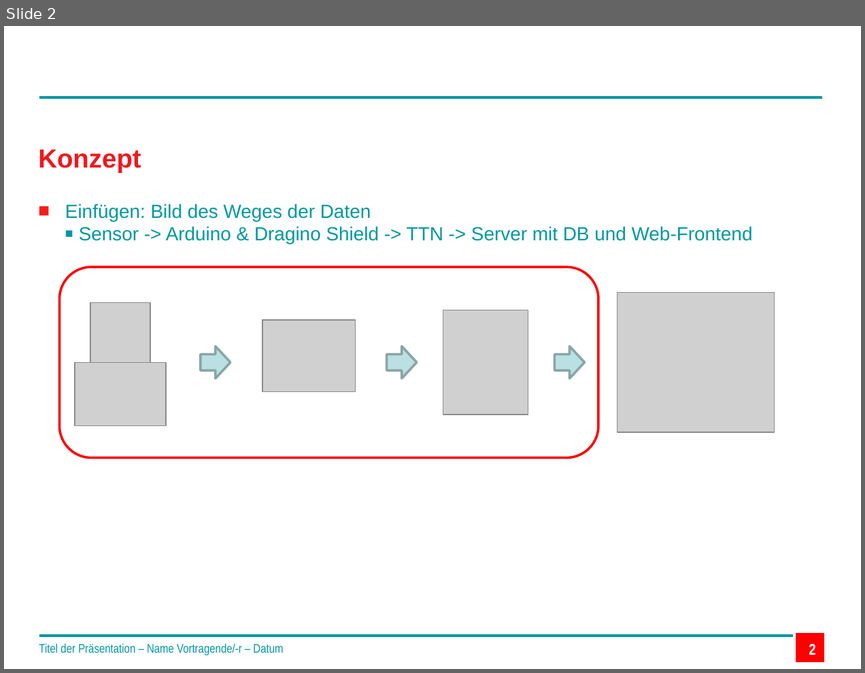
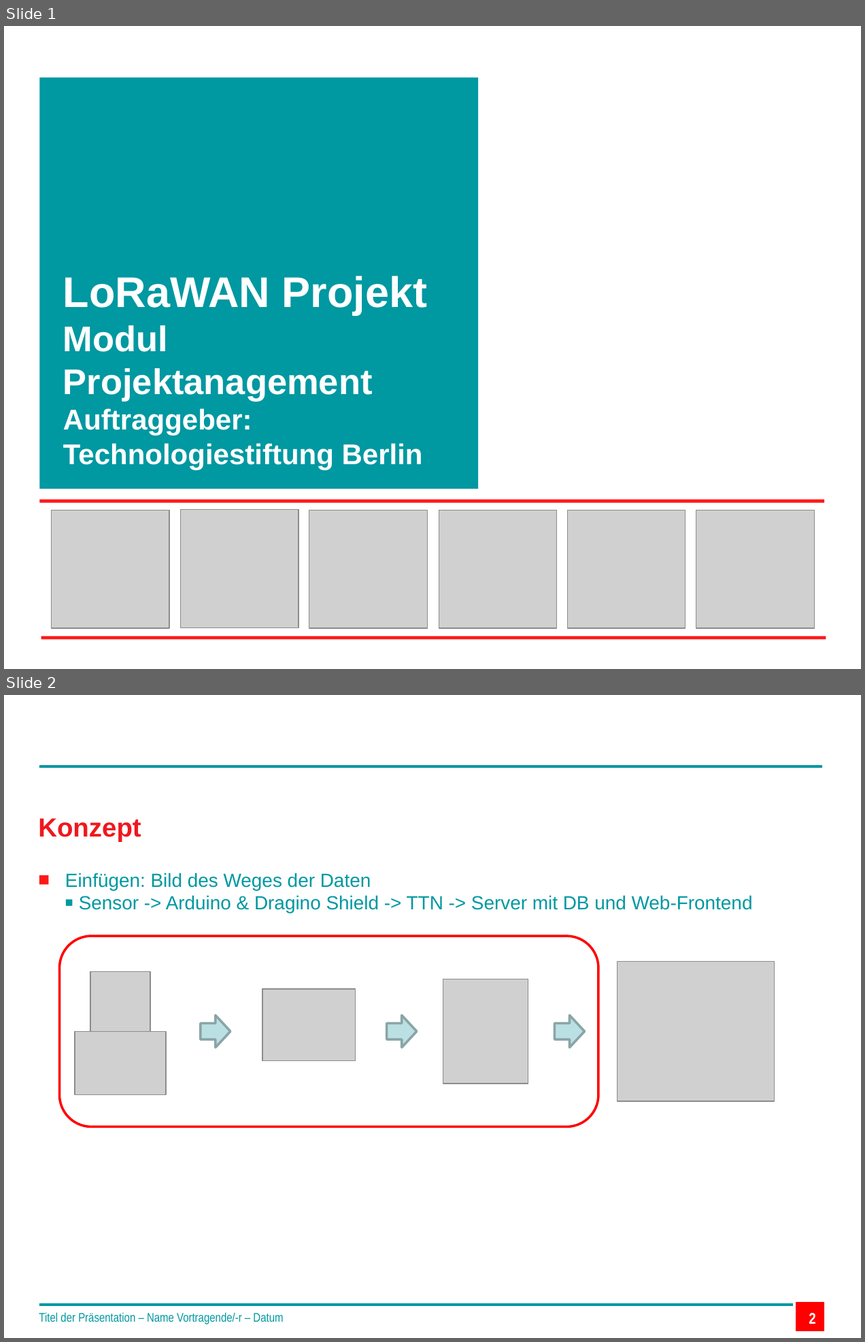
Before and after one commit to technologiestiftung/flussbad, a slide deck: doc/Praesentation_Meeting_13.06.2017.pptx. Shown one above the other, each under a label of ours: slide 2 before the commit, slides 1 and 2 after it. The pictures are 865x673 and 865x1342 pixels, drawn with LibreOffice and Linux fonts; fonts in the diff are those of the drawing; grey boxes stand for pictures; background and template pictures are left out. Boxes give left, top, right and bottom in pixels: in the first picture for what was removed or moved away, otherwise in the second. Text is boxed around its words. In the diff, an @@ line names an element or a change of style, - is before the commit and + after.

```diff
--- a/doc/Praesentation_Meeting_13.06.2017.pptx
+++ b/doc/Praesentation_Meeting_13.06.2017.pptx
@@ slide 1 added at (4,26,861,669), background #FFFFFF @@
@@ rectangle added at (40,78,479,488), fill #0098A1 @@
@@ text added at (63,276,427,469), 24 pt, text #FFFFFF, bold @@
+LoRaWAN Projekt
+Modul Projektanagement
+Auftraggeber: Technologiestiftung Berlin
@@ rectangle added at (40,499,825,503), fill #FF1919 @@
@@ picture added at (51,510,169,628) @@
@@ picture added at (181,509,298,628) @@
@@ picture added at (309,510,427,628) @@
@@ picture added at (439,510,557,628) @@
@@ picture added at (567,510,685,628) @@
@@ picture added at (696,510,815,628) @@
@@ rectangle added at (41,636,825,639), fill #FF1919 @@
```
Also in this commit, not shown: 1 slide removed, 2 other files.
